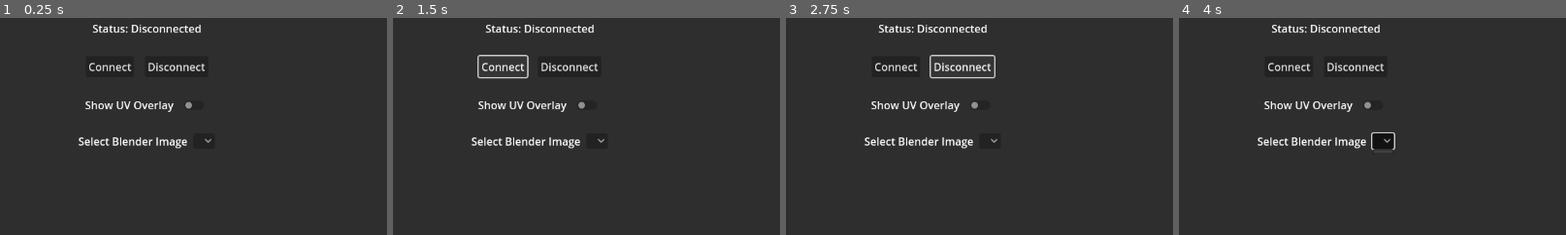
Above: before the commit, frames 1-4 (left to right).
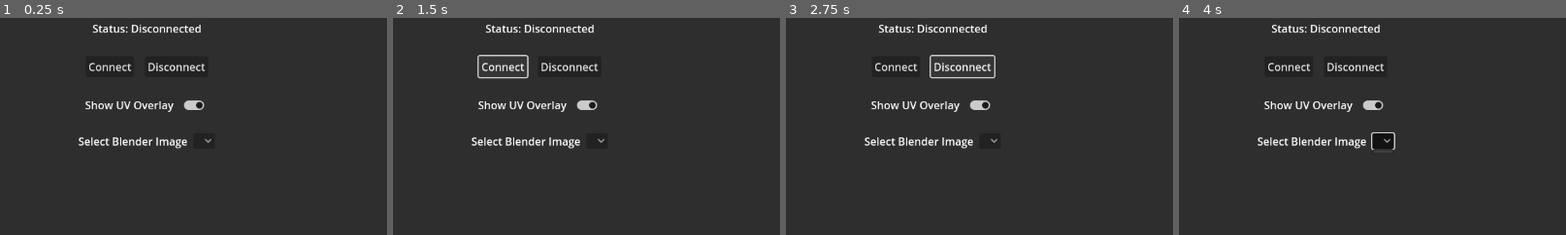
Above: after the commit, the same moments.

Repository: yuchenyang1994/blendlorama
Game: Godot game, scene res://src/Extensions/BlenderPixelorama/BlenderLoramaPanel.tscn
Two runs of this game, one before a commit and one after it. Both use one fixed random seed, a clock stepped at 60 frames per second and the inputs below.
Inputs (mouse positions are % of the whole screen's width and height, from its top left):
- Up to frame 1 (0.25 s): no input
- Up to frame 2 (1.5 s): tap Enter at 0.5 s; click "Connect" at 1.25 s
- Up to frame 3 (2.75 s): click "Disconnect" at 2 s
- Up to frame 4 (4 s): click (57, 28) at 2.75 s; tap Space at 3.5 s
The pictures show only the part of the screen within x 31-81%, y 0-50%; the shares and areas given below are measured in that part.

The runs differ from the first frame. In frame 1, 0.2% of the frame differs, in the area x 47-53%, y 37-43%; in frame 2, 0.2%; in frame 3, 0.2%; in frame 4, 0.2%.
Error in both runs: Invalid access to property or key 'general' on a base object of type 'null instance'. (res://src/Extensions/BlenderPixelorama/blender_lorama_panel.gd:20)

Commit message:
FIX: deps

Diff:
--- a/blender-lorama/src/Extensions/BlenderPixelorama/BlenderLoramaPanel.tscn
+++ b/blender-lorama/src/Extensions/BlenderPixelorama/BlenderLoramaPanel.tscn
@@ -53,6 +53,7 @@
 
 [node name="SwitchUvOverlay" type="CheckButton" parent="MarginContainer/VBoxContainer/EnableContainer"]
 layout_mode = 2
+button_pressed = true
 
 [node name="ImageListContainer" type="HBoxContainer" parent="MarginContainer/VBoxContainer"]
 custom_minimum_size = Vector2(16, 0)
--- a/blender-lorama/src/Extensions/BlenderPixelorama/blender_lorama_panel.gd
+++ b/blender-lorama/src/Extensions/BlenderPixelorama/blender_lorama_panel.gd
@@ -21,7 +21,9 @@
 	uv_overlay = UVOverlay.new()
 	if canvas:
 		canvas.previews.add_child(uv_overlay)
+
 	current_project = extensions_api.project.current_project
+	uv_overlay_enable_button.set_pressed_no_signal(true)
 
 	# Connect to texture changed signal instead of using timer
 	if extensions_api and extensions_api.signals:
Not shown, changed: blender-part/deps.py
